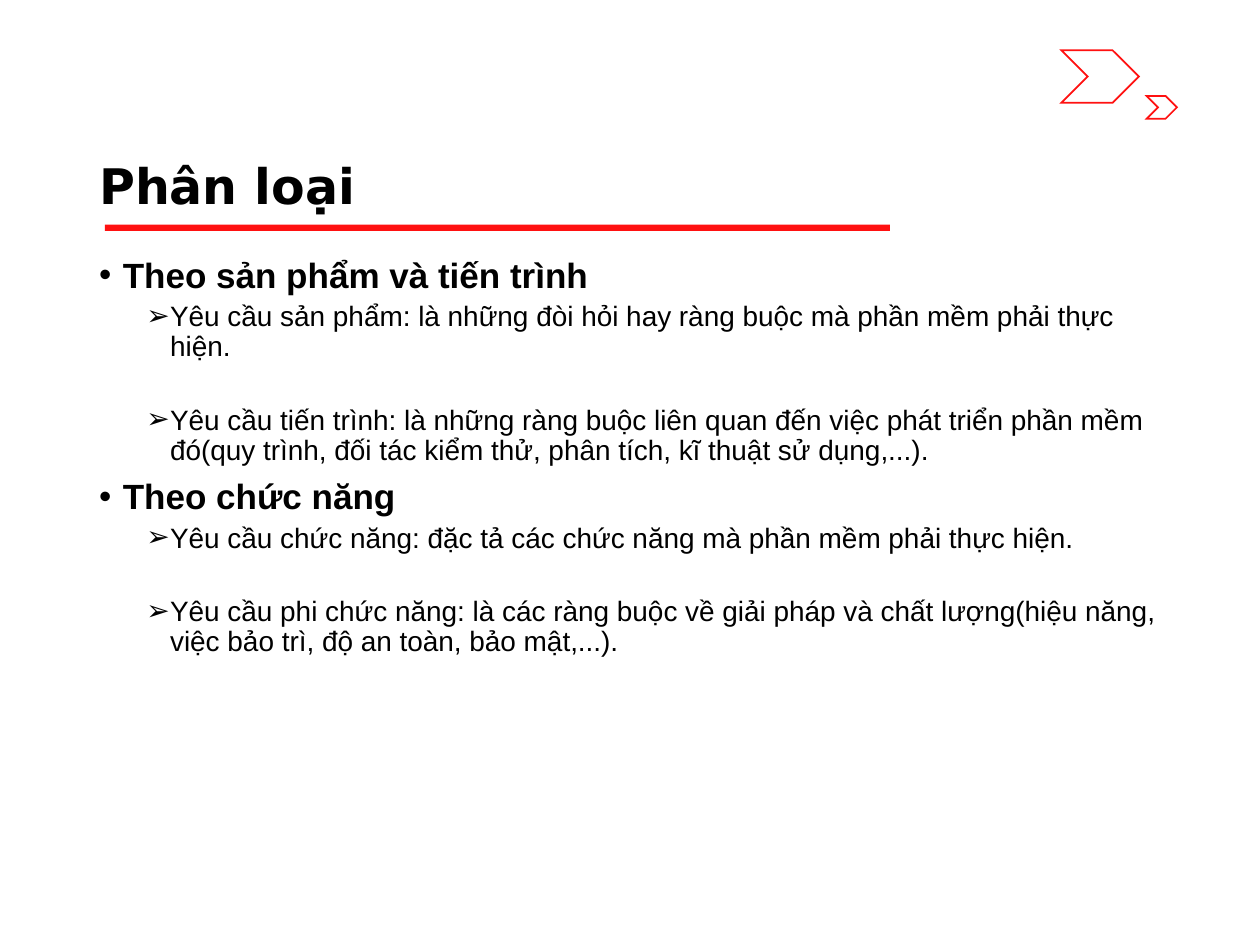
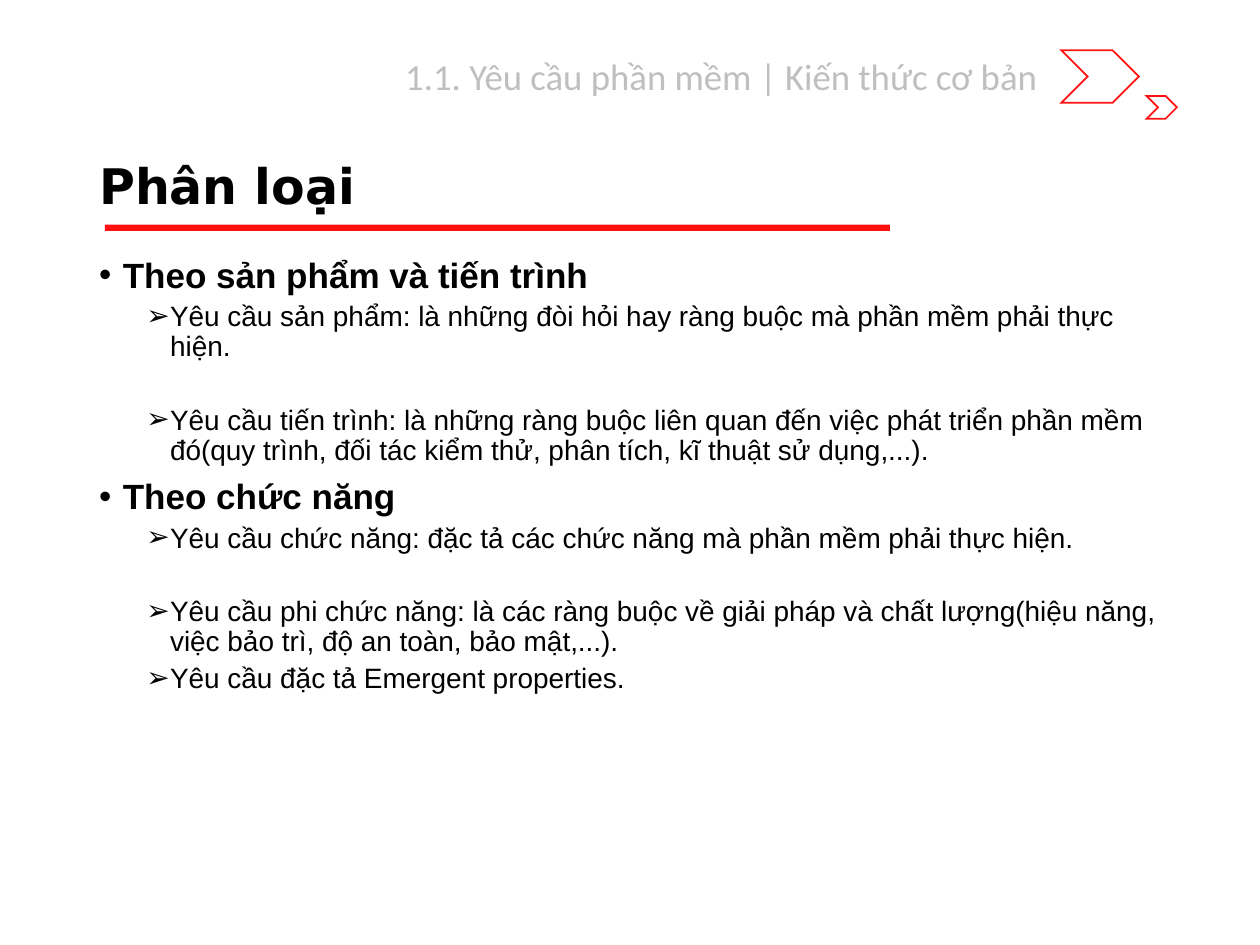
Before and after one commit to riverspart/uet-adv-sw-engineering, a slide deck: slide 7 of slide/release/chapter_1/slide.pptx (slide 5 before the commit). Drawn at 1260x945 pixels with LibreOffice and Linux fonts; fonts in the diff are those of the drawing. Boxes give left, top, right and bottom in pixels: in the first picture for what was removed or moved away, otherwise in the second. Text is boxed around its words. In the diff, an @@ line names an element or a change of style, - is before the commit and + after.

```diff
--- a/slide/release/chapter_1/slide.pptx
+++ b/slide/release/chapter_1/slide.pptx
@@ text added at (405,63,1037,96), 21 pt, text #BFBFBF @@
+1.1. Yêu cầu phần mềm | Kiến thức cơ bản
@@ text at (170,666,625,693): paragraph added @@
+  ➢ Yêu cầu đặc tả Emergent properties.
```
Also in this commit, not shown: 3 other slides changed, 6 slides added.
